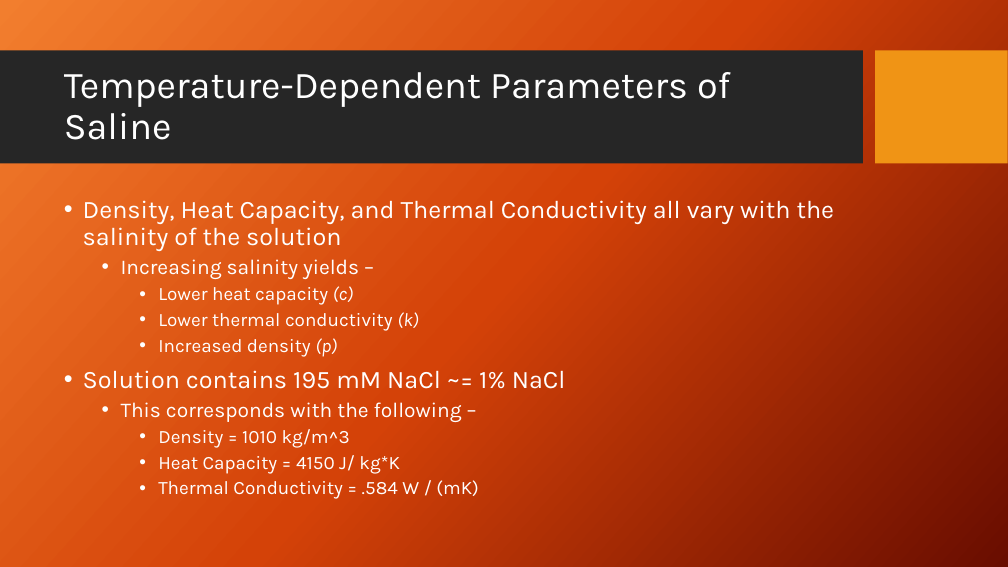
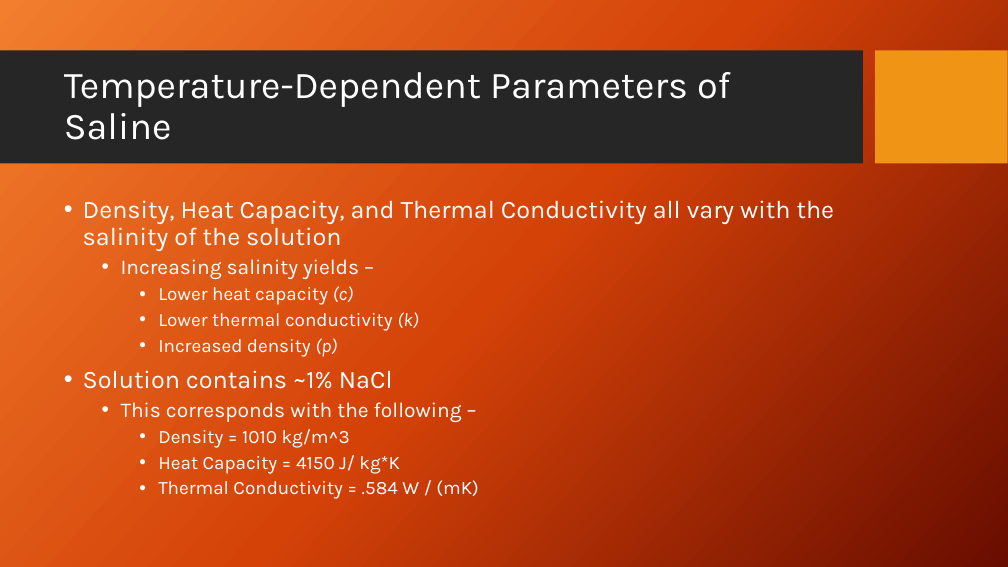
Before and after one commit to dbhatia00/NeuronSimulation, a slide deck: slide 23 of Presentations/Fall Updates/FallUpdate3.pptx. Drawn at 1008x567 pixels with LibreOffice and Linux fonts; fonts in the diff are those of the drawing; background and template pictures are left out. Boxes give left, top, right and bottom in pixels: in the first picture for what was removed or moved away, otherwise in the second. Text is boxed around its words. In the diff, an @@ line names an element or a change of style, - is before the commit and + after.

```diff
--- a/Presentations/Fall Updates/FallUpdate3.pptx
+++ b/Presentations/Fall Updates/FallUpdate3.pptx
@@ text at <box>83,370,393,389</box>: text changed @@
-• Solution contains 195 mM NaCl ~= 1% NaCl
+• Solution contains ~1% NaCl
```
Also in this commit, not shown: 1 other slide changed, 10 other files.
